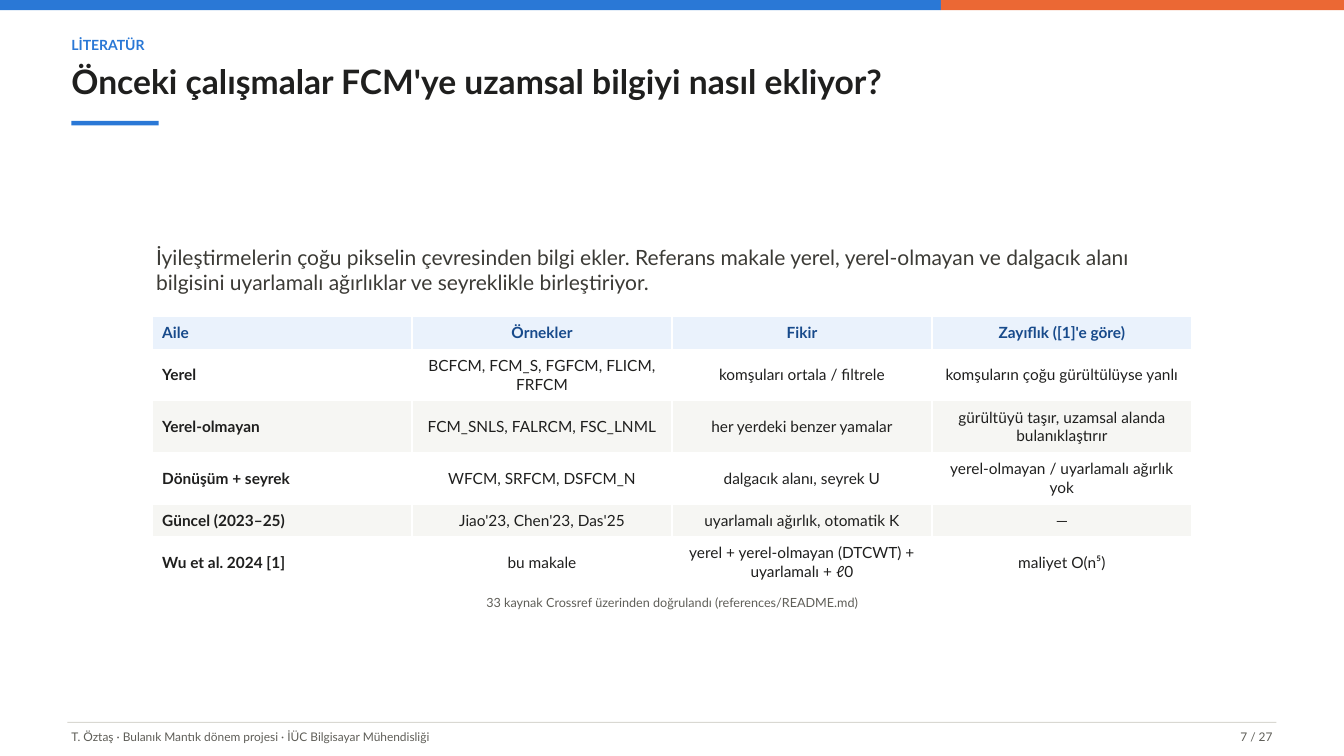
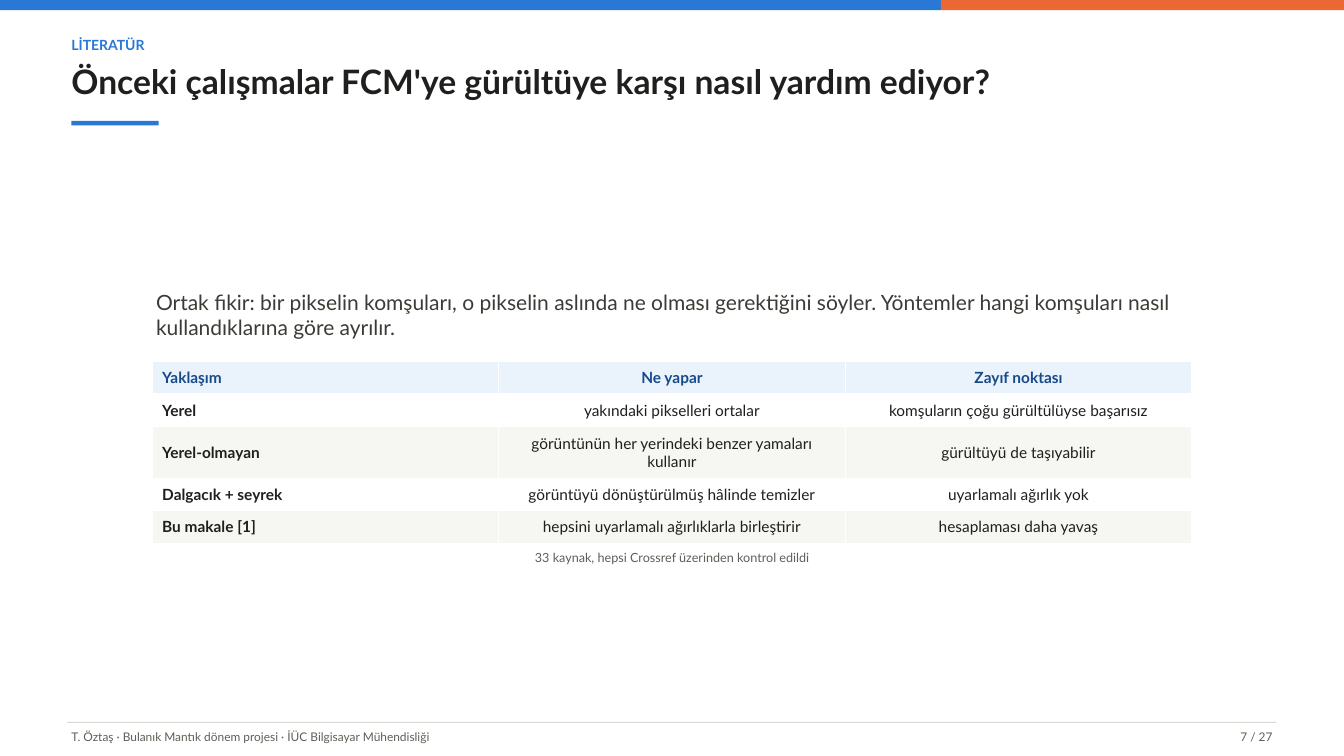
Before and after one commit to tarikoztas/fuzzy-logic-project, a slide deck: slide 7 of presentation/presentation_tr.pptx. Drawn at 1344x756 pixels with LibreOffice and Linux fonts; fonts in the diff are those of the drawing. Boxes give left, top, right and bottom in pixels: in the first picture for what was removed or moved away, otherwise in the second. Text is boxed around its words. In the diff, an @@ line names an element or a change of style, - is before the commit and + after.

```diff
--- a/presentation/presentation_tr.pptx
+++ b/presentation/presentation_tr.pptx
@@ text at <box>71,65,990,100</box>: text changed @@
-Önceki çalışmalar FCM'ye uzamsal bilgiyi nasıl ekliyor?
+Önceki çalışmalar FCM'ye gürültüye karşı nasıl yardım ediyor?
@@ text at <box>156,294,1169,339</box>: text changed @@
-İyileştirmelerin çoğu pikselin çevresinden bilgi ekler. Referans makale yerel, yerel-olmayan ve dalgacık alanı bilgisini uyarlamalı ağırlıklar ve seyreklikle birleştiriyor.
+Ortak fikir: bir pikselin komşuları, o pikselin aslında ne olması gerektiğini söyler. Yöntemler hangi komşuları nasıl kullandıklarına göre ayrılır.
@@ table at <box>152,362,1193,543</box> @@
-Aile | Örnekler | Fikir | Zayıflık ([1]'e göre)
-Yerel | BCFCM, FCM_S, FGFCM, FLICM, FRFCM | komşuları ortala / filtrele | komşuların çoğu gürültülüyse yanlı
-Yerel-olmayan | FCM_SNLS, FALRCM, FSC_LNML | her yerdeki benzer yamalar | gürültüyü taşır, uzamsal alanda bulanıklaştırır
-Dönüşüm + seyrek | WFCM, SRFCM, DSFCM_N | dalgacık alanı, seyrek U | yerel-olmayan / uyarlamalı ağırlık yok
-Güncel (2023–25) | Jiao'23, Chen'23, Das'25 | uyarlamalı ağırlık, otomatik K | —
-Wu et al. 2024 [1] | bu makale | yerel + yerel-olmayan (DTCWT) + uyarlamalı + ℓ0 | maliyet O(n⁵)
+Yaklaşım | Ne yapar | Zayıf noktası
+Yerel | yakındaki pikselleri ortalar | komşuların çoğu gürültülüyse başarısız
+Yerel-olmayan | görüntünün her yerindeki benzer yamaları kullanır | gürültüyü de taşıyabilir
+Dalgacık + seyrek | görüntüyü dönüştürülmüş hâlinde temizler | uyarlamalı ağırlık yok
+Bu makale [1] | hepsini uyarlamalı ağırlıklarla birleştirir | hesaplaması daha yavaş
@@ table: place and size @@
-table at <box>152,317,1193,588</box>
+table at <box>152,362,1193,543</box>
@@ text at <box>535,552,809,564</box>: text changed @@
-33 kaynak Crossref üzerinden doğrulandı (references/README.md)
+33 kaynak, hepsi Crossref üzerinden kontrol edildi
```
Also in this commit, not shown: 20 other slides changed, 1 slide added, 1 slide removed, 13 other files.
